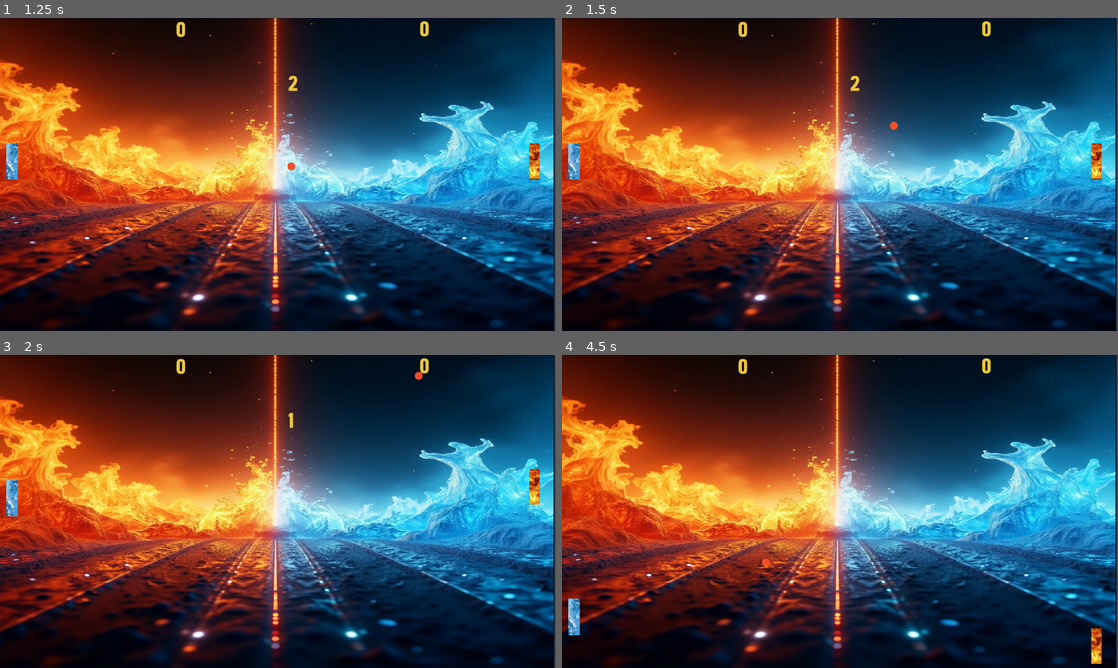
Above: before the commit, frames 1-4 (two rows, left to right).
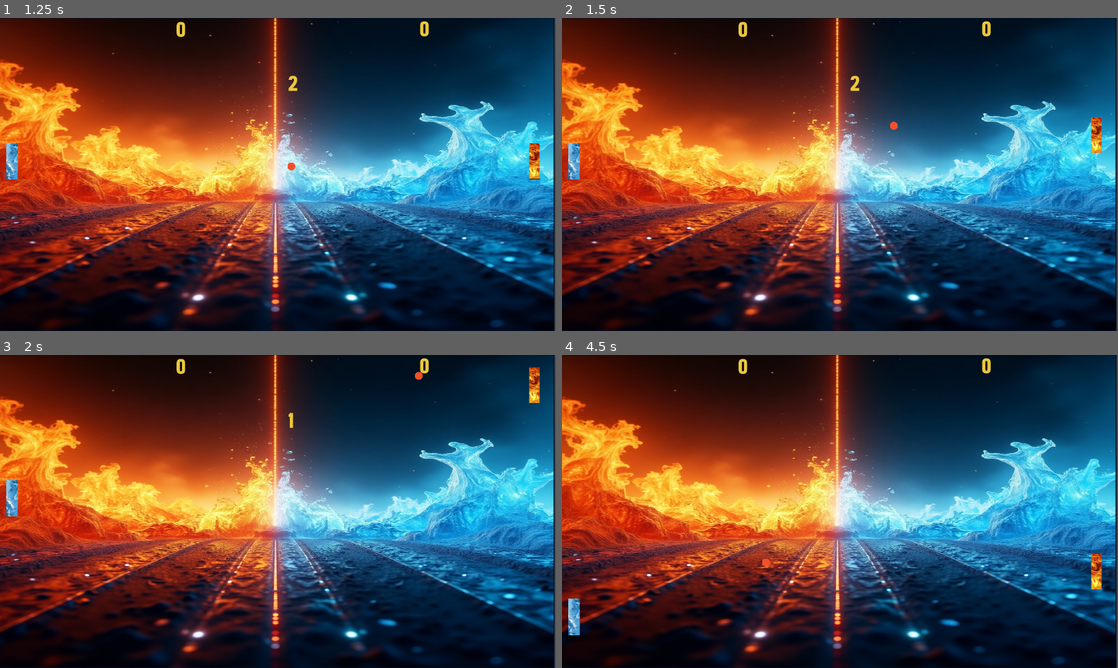
Above: after the commit, the same moments.

Repository: Abdulkadir2516/Ping_pong_oyunu_op7
Game: Godot game, scene res://sahneler/giris.tscn
Two runs of this game, one before a commit and one after it. Both use one fixed random seed, a clock stepped at 60 frames per second and the inputs below.
Inputs:
- Up to frame 1 (1.25 s): click "Tek kişilik" at 0.5 s
- Up to frame 2 (1.5 s): tap Enter (devam et) at 1.25 s; hold 1 (1) from 1.28 s (still down)
- Up to frame 3 (2 s): keep holding 1 (1); tap 2 (2) at 1.55 s
- Up to frame 4 (4.5 s): release 1 (1) at 2.03 s; tap 2 (2) at 2.1 s; tap Down (aşağı git) at 2.3 s; hold Down (aşağı git) 2.78-3.53 s; tap Up (yukarı git) at 3.05, 3.6 s; tap 1 (1) at 3.8 s; hold 1 (1) from 4.28 s (still down)

Frame 1 is identical in both runs. In frame 2, 0.4% of the frame differs, in the area x 95-98%, y 31-52%; in frame 3, 0.5%; in frame 4, 0.5%, in the area x 95-98%, y 63-99%.

Commit message:
çift ve tek kişilik oynama tamamlandı

Diff:
--- a/kodlar/giris.gd
+++ b/kodlar/giris.gd
@@ -1,14 +1,11 @@
 extends Node2D
 
-
 func _on_tek_kisilik_pressed() -> void:
+	Global.check = false
 	get_tree().change_scene_to_file("res://sahneler/bölüm.tscn")
 
 
 
-
 func _on_cift_kisilik_pressed() -> void:
-
-
-	if $cift_kisilik.button_pressed == true:
-		get_tree().change_scene_to_file("res://sahneler/bölüm.tscn")
+	Global.check = true
+	get_tree().change_scene_to_file("res://sahneler/bölüm.tscn")
--- /dev/null
+++ b/kodlar/global.gd
@@ -0,0 +1,3 @@
+extends Node
+
+var check : bool
--- a/kodlar/rakip_oyuncu.gd
+++ b/kodlar/rakip_oyuncu.gd
@@ -3,40 +3,34 @@
 var hiz = 10
 
 var top
-var kontrol = false
 var buton
 var giris
 func _ready():
 	#top değişkenine ismi top olan node u atayacağız
 	top = get_parent().get_node("Top")
 	giris = get_parent().get_node("giris")
-	buton = get_parent().get_node("giris").get_node("cift_kisilik")
 	giris.visible = false
 
 func _physics_process(delta):
 
+	velocity = Vector2.ZERO
+
+	#if Input.is_action_pressed("1"):
+		#kontrol = true
+	#
+	#if Input.is_action_pressed("2"):
+		#kontrol = false
 
 
-	velocity = Vector2.ZERO
 
-	if Input.is_action_pressed("1"):
-		kontrol = true
-
-	if Input.is_action_pressed("2"):
-		kontrol = false
-
-	if buton.button_pressed == true:
-		kontrol = false
-
-
-	if kontrol and Input.is_action_pressed("yukarı git"):
+	if Global.check and Input.is_action_pressed("yukarı git"):
 		velocity.y = velocity.y - 1
 		move_and_collide(velocity * hiz)
-	if kontrol and Input.is_action_pressed("aşağı git"):
+	if Global.check and Input.is_action_pressed("aşağı git"):
 		velocity.y = velocity.y + 1
 		move_and_collide(velocity * hiz)
 
-	if !kontrol:
+	if !Global.check:
 		move_and_collide(Vector2(0,rakibinyonunubelirle())*hiz)
 
 
--- a/kodlar/top.gd
+++ b/kodlar/top.gd
@@ -1,6 +1,7 @@
 extends CharacterBody2D
 
 @export var hiz = 10
+
 func _ready():
 	#0 ile 50 arasında rastgele sayı oluşturma
 	#randi fonksiyonu rastgele sayı oluşturmak için kullanılır
--- a/project.godot
+++ b/project.godot
@@ -13,6 +13,10 @@
 config/name="ping pong op23"
 run/main_scene="uid://b8backpfp5if0"
 config/features=PackedStringArray("4.4", "GL Compatibility")
+
+[autoload]
+
+Global="*res://kodlar/global.gd"
 
 [display]
 
Not shown, added: kodlar/global.gd.uid
